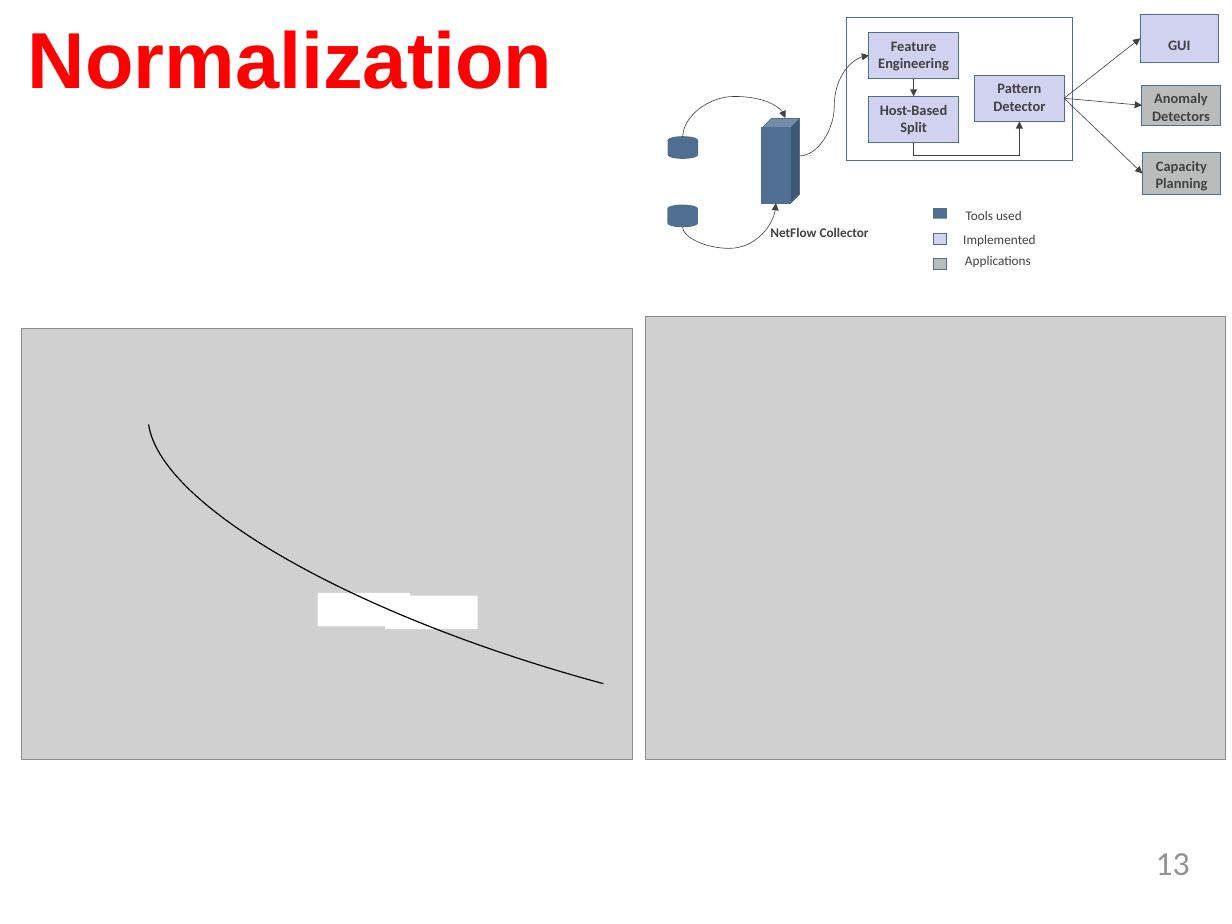
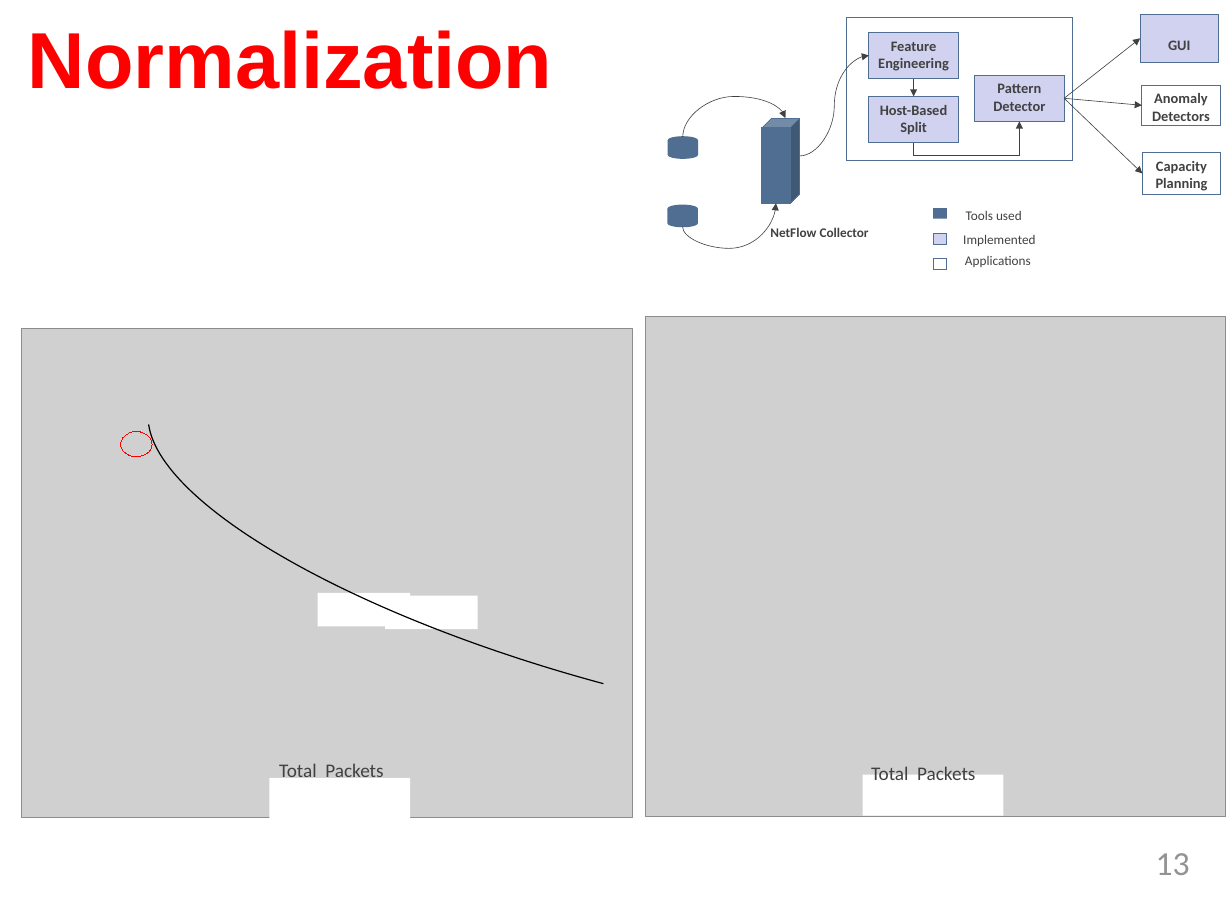
Before and after one commit to TejaKommineni/KnowNet, a slide deck: slide 13 of My Thesis/sample-thesis-0/Thesis_Defense.pptx. Drawn at 1232x924 pixels with LibreOffice and Linux fonts; fonts in the diff are those of the drawing; grey boxes stand for pictures; background and template pictures are left out. Boxes give left, top, right and bottom in pixels: in the first picture for what was removed or moved away, otherwise in the second. Text is boxed around its words. In the diff, an @@ line names an element or a change of style, - is before the commit and + after.

```diff
--- a/My Thesis/sample-thesis-0/Thesis_Defense.pptx
+++ b/My Thesis/sample-thesis-0/Thesis_Defense.pptx
@@ fill #BABCBC to #FFFFFF in 3 elements at (1142,85,1220,126), (1143,152,1221,194), (933,259,947,269) @@
@@ picture: place and size @@
-picture at (22,328,632,760)
+picture at (22,328,632,818)
@@ picture: place and size @@
-picture at (645,316,1226,760)
+picture at (645,316,1226,816)
@@ ellipse added at (120,431,152,457), outline #FF0000 0.75 pt @@
@@ rectangle added at (269,778,410,820), fill #FFFFFF @@
@@ text added at (279,763,383,782), 16 pt, text #414141 @@
+Total Packets
@@ rectangle added at (863,775,1003,816), fill #FFFFFF @@
@@ text added at (871,766,975,785), 16 pt, text #414141 @@
+Total Packets
```
Also in this commit, not shown: 17 other slides changed, 28 other files.
